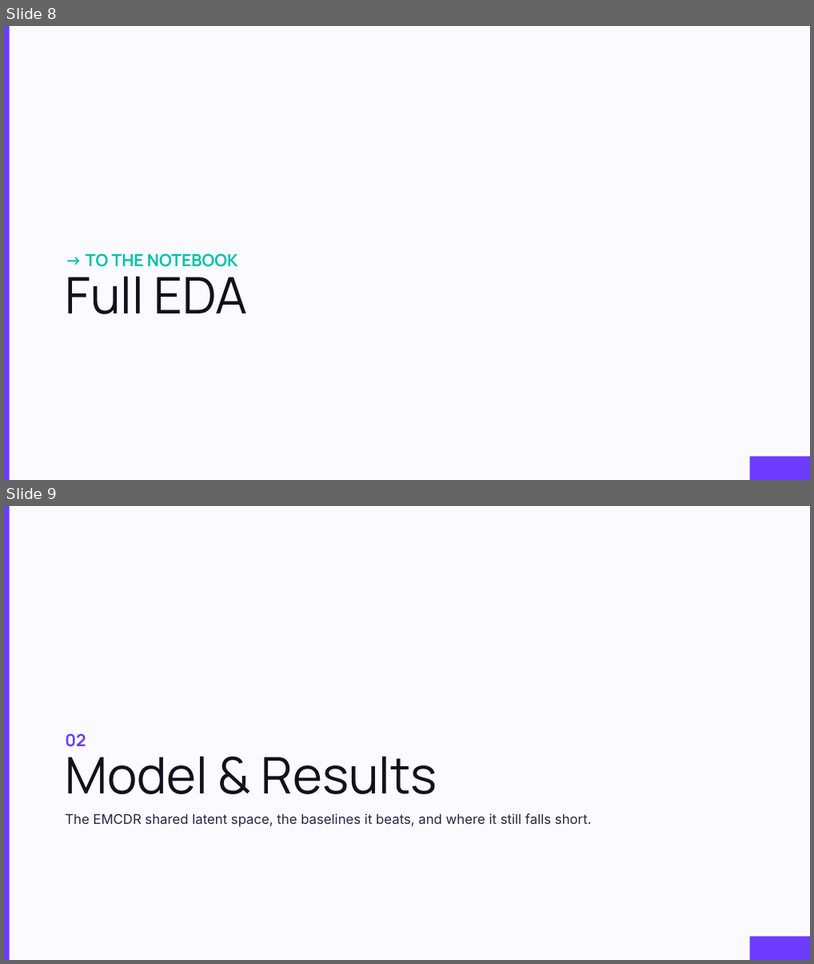
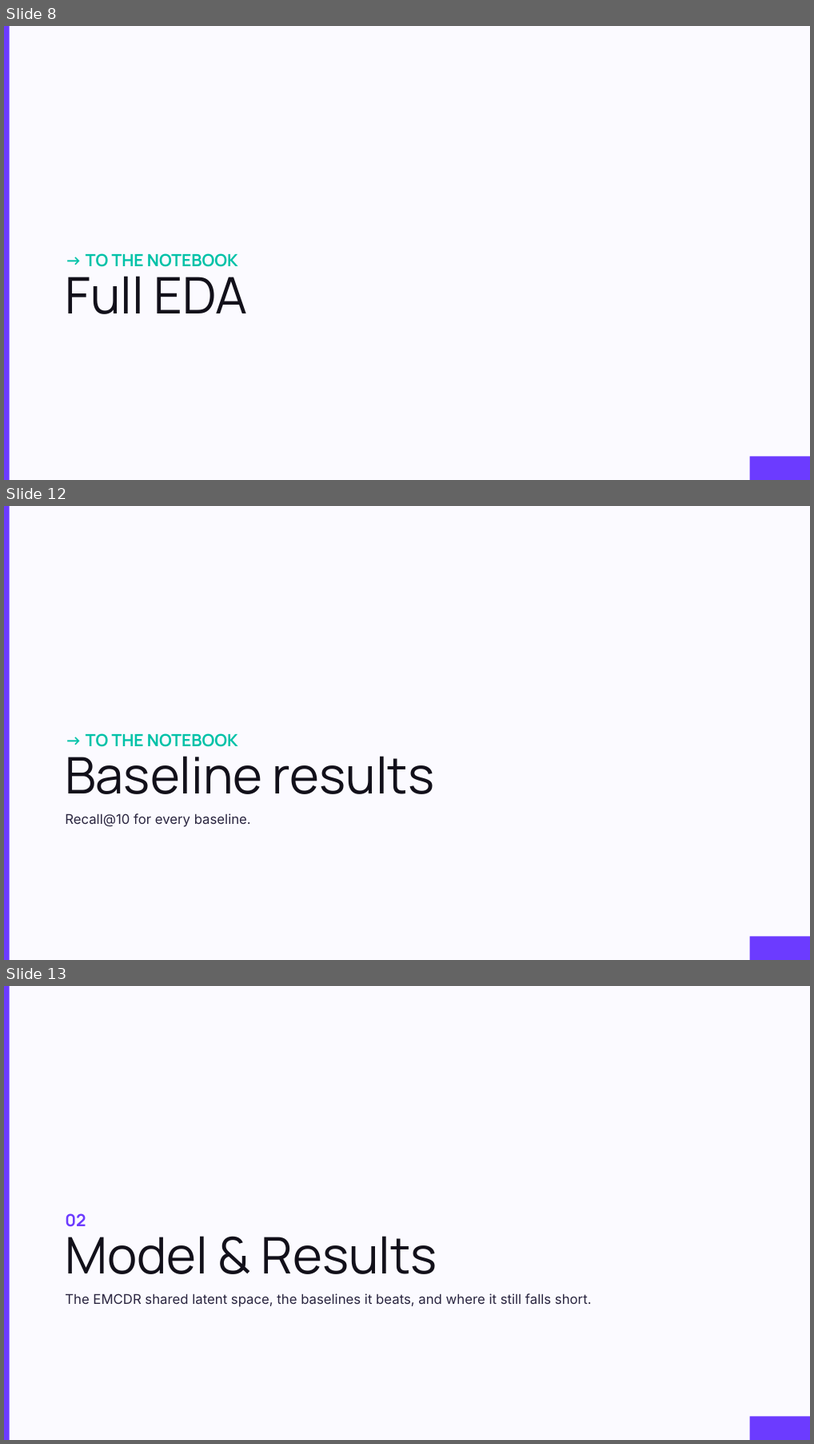
Before and after one commit to orimood/Amazon_CR, a slide deck: Cross-Domain_final.pptx. Shown one above the other, each under a label of ours: slides 8 and 9 before the commit, slides 8, 12 and 13 after it; the slides between them are not shown. The pictures are 814x964 and 814x1444 pixels, drawn with LibreOffice and Linux fonts; fonts in the diff are those of the drawing. Boxes give left, top, right and bottom in pixels: in the first picture for what was removed or moved away, otherwise in the second. Text is boxed around its words. In the diff, an @@ line names an element or a change of style, - is before the commit and + after.

Commit message:
Update final deck and presentation notebook; ignore redundant src.zip

```diff
--- a/Cross-Domain_final.pptx
+++ b/Cross-Domain_final.pptx
@@ slide 12 added at bbox=[4, 506, 810, 960], background #FBFAFF; not listed: 2 template elements that a slide beside it also shows @@
@@ title added at bbox=[65, 733, 434, 794], 60 pt, text #12101A @@
+→ TO THE NOTEBOOK
+Baseline results
@@ text added at bbox=[65, 813, 251, 827], 16 pt, text #2A2540 @@
+Recall@10 for every baseline.
@@ what was slide 9 is now slide 13 @@
```
Also in this commit, not shown: 1 slide changed, 3 other slides added, 2 other files.
